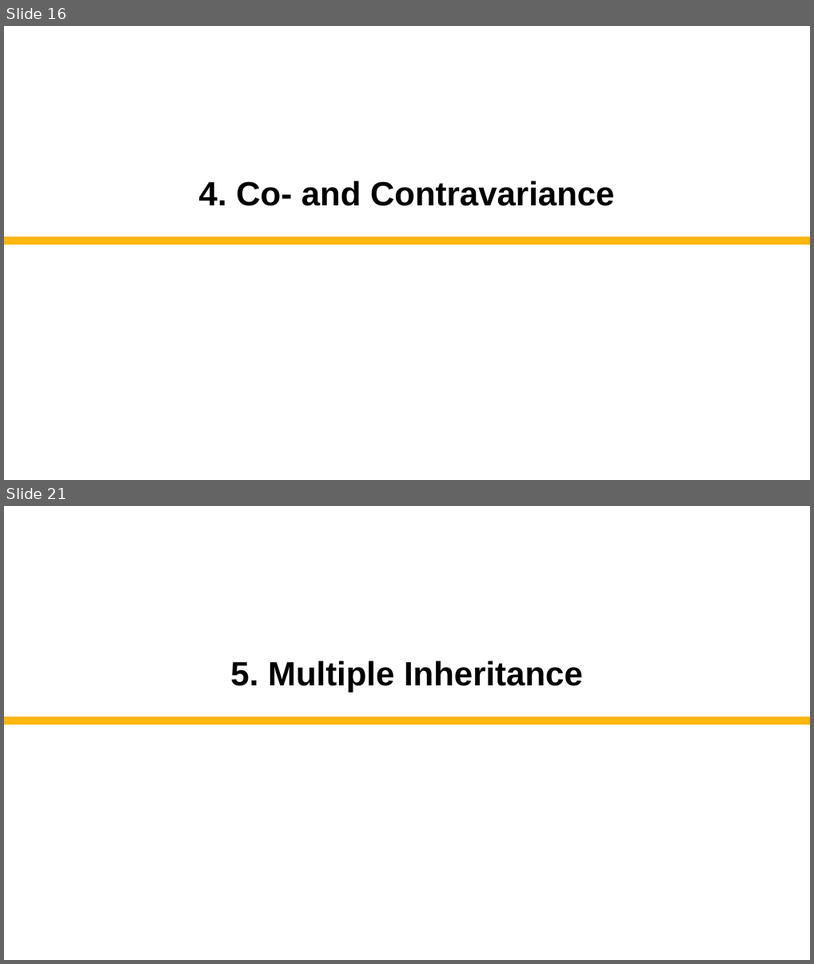
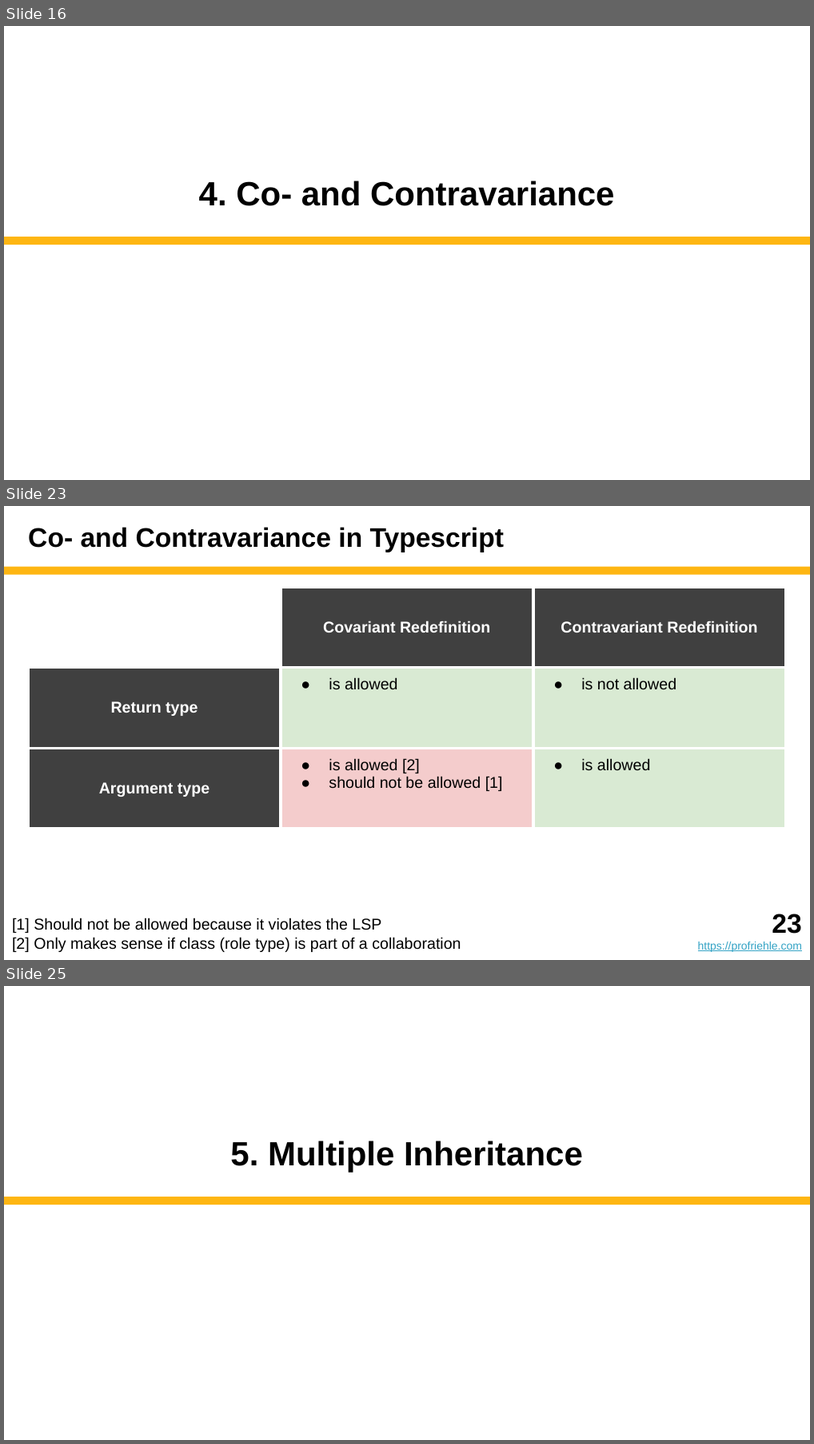
Before and after one commit to dirkriehle/adap-course, a slide deck: Lecture slides/ADAP B03 - Subtyping and Inheritance.pptx. Shown one above the other, each under a label of ours: slides 16 and 21 before the commit, slides 16, 23 and 25 after it; the slides between them are not shown. The pictures are 814x964 and 814x1444 pixels, drawn with LibreOffice and Linux fonts; fonts in the diff are those of the drawing. Boxes give left, top, right and bottom in pixels: in the first picture for what was removed or moved away, otherwise in the second. Text is boxed around its words. In the diff, an @@ line names an element or a change of style, - is before the commit and + after.

Commit message:
Improved co- and contravariance discussion

```diff
--- a/Lecture slides/ADAP B03 - Subtyping and Inheritance.pptx
+++ b/Lecture slides/ADAP B03 - Subtyping and Inheritance.pptx
@@ slide 23 added at <box>4,506,810,960</box>, background #FFFFFF @@
@@ title added at <box>28,527,504,552</box>, 24 pt, text #000000, bold @@
+Co- and Contravariance in Typescript
@@ rectangle added at <box>4,567,810,575</box>, fill #FEB612 @@
@@ table added at <box>28,587,786,851</box>, 3 rows, 3 columns @@
+ | Covariant Redefinition | Contravariant Redefinition
+Return type | is allowed | is not allowed
+Argument type | is allowed [2] / should not be allowed [1] | is allowed
@@ text added at <box>698,913,802,952</box>, 10 pt, text #34A3C5, underline @@
+23
+https://profriehle.com
@@ text added at <box>12,917,461,952</box>, 14 pt, text #000000 @@
+[1] Should not be allowed because it violates the LSP
+[2] Only makes sense if class (role type) is part of a collaboration
@@ what was slide 21 is now slide 25 @@
```
Also in this commit, not shown: 6 slides changed, 3 other slides added, 3 other files.
